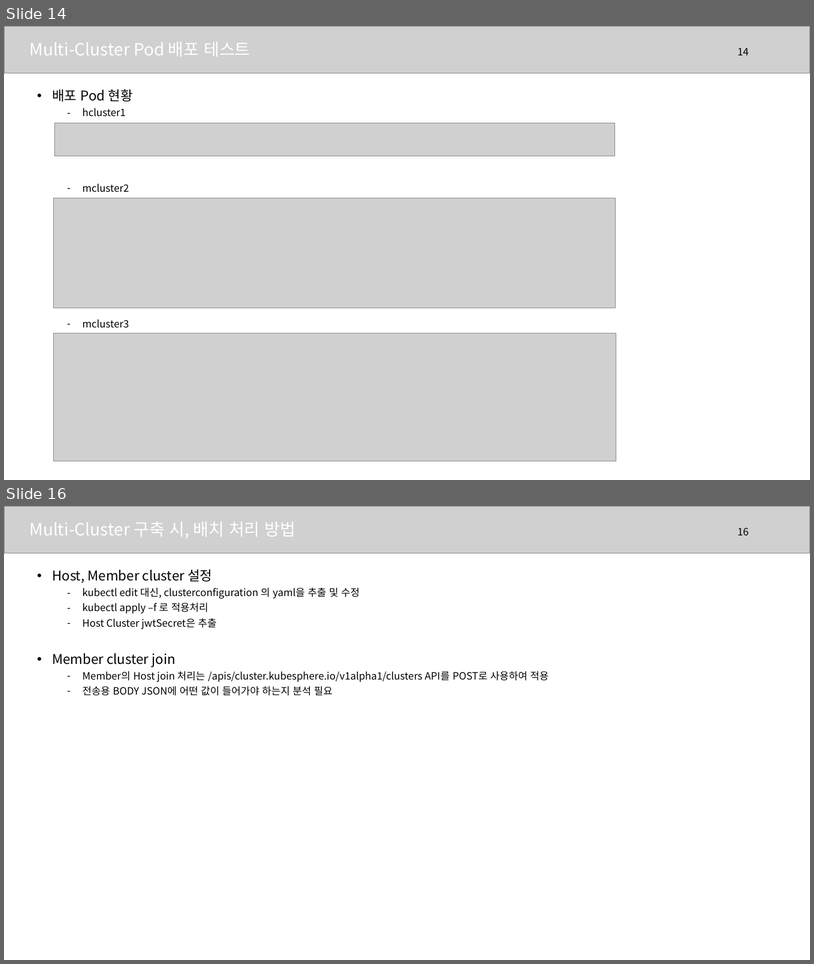
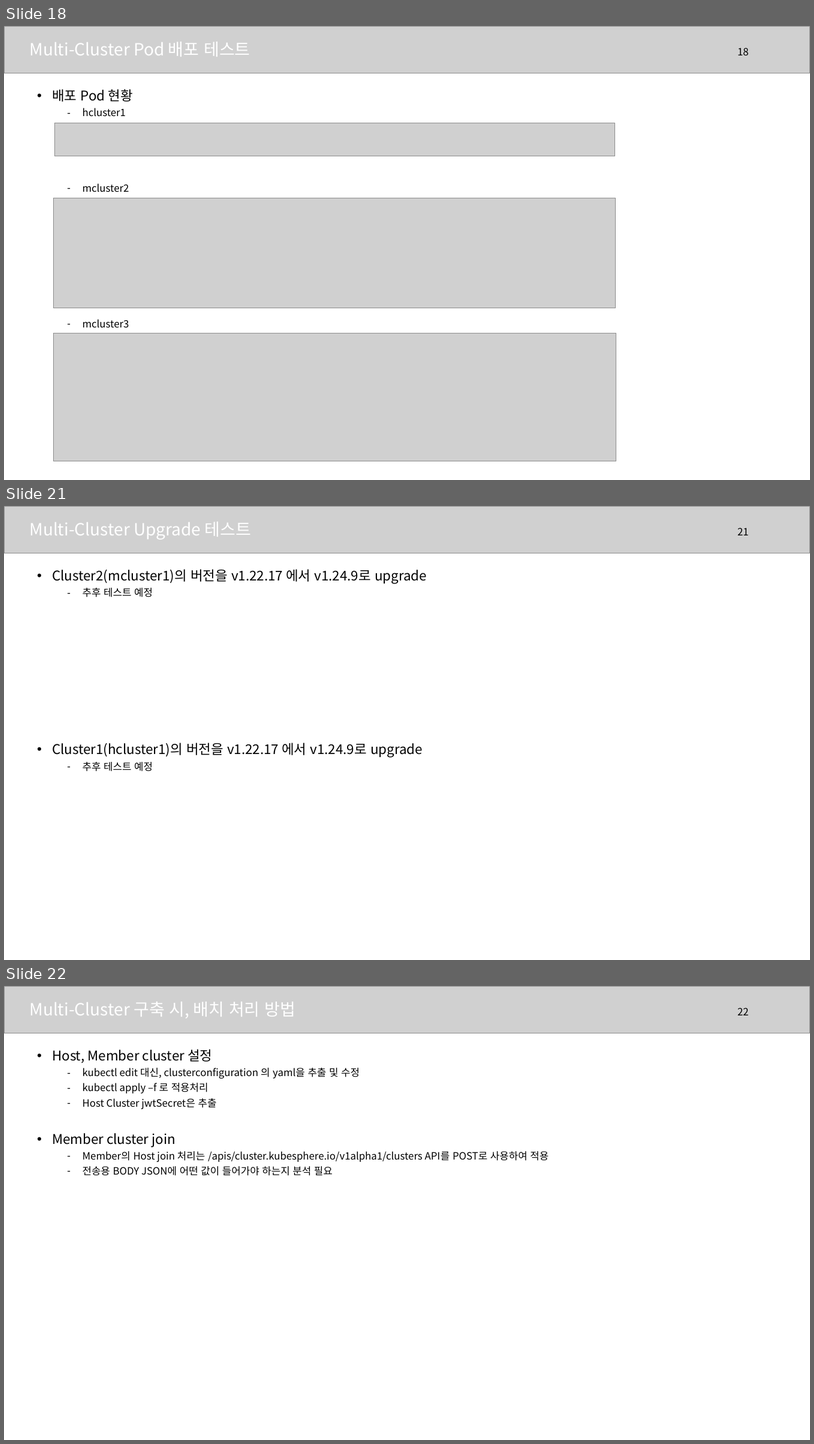
Before and after one commit to bluedove97/tstBash, a slide deck: multi-cluster_20230802.pptx. Shown one above the other, each under a label of ours: slides 14 and 16 before the commit, slides 18, 21 and 22 after it; the slides between them are not shown. The pictures are 814x964 and 814x1444 pixels, drawn with LibreOffice and Linux fonts; fonts in the diff are those of the drawing; grey boxes stand for pictures. Boxes give left, top, right and bottom in pixels: in the first picture for what was removed or moved away, otherwise in the second. Text is boxed around its words. In the diff, an @@ line names an element or a change of style, - is before the commit and + after.

Commit message:
multi-cluster update

```diff
--- a/multi-cluster_20230802.pptx
+++ b/multi-cluster_20230802.pptx
@@ slide 21 added at bbox=[4, 506, 810, 960], background #FFFFFF @@
@@ picture added at bbox=[4, 506, 810, 553] @@
@@ text added at bbox=[29, 522, 251, 540], 20 pt, text #FFFFFF @@
+Multi-Cluster Upgrade 테스트
@@ page number added at bbox=[738, 528, 749, 535], 12 pt, text #000000 @@
+21
@@ text added at bbox=[52, 569, 427, 771], 16 pt, text #000000 @@
+• Cluster2(mcluster1)의 버전을 v1.22.17 에서 v1.24.9로 upgrade
+  – 추후 테스트 예정
+• Cluster1(hcluster1)의 버전을 v1.22.17 에서 v1.24.9로 upgrade
+  – 추후 테스트 예정
@@ what was slide 14 is now slide 18 @@
@@ page number at bbox=[738, 48, 749, 55]: text changed @@
-14
+18
@@ what was slide 16 is now slide 22 @@
@@ page number at bbox=[738, 1008, 749, 1015]: text changed @@
-16
+22
```
Also in this commit, not shown: 4 slides changed, 5 other slides added, 1 other file.
